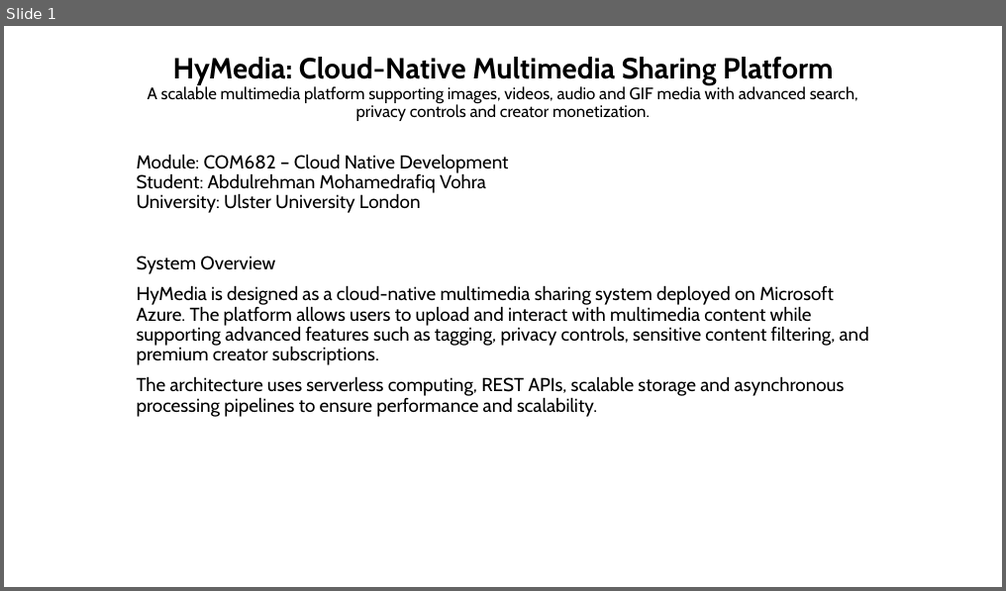
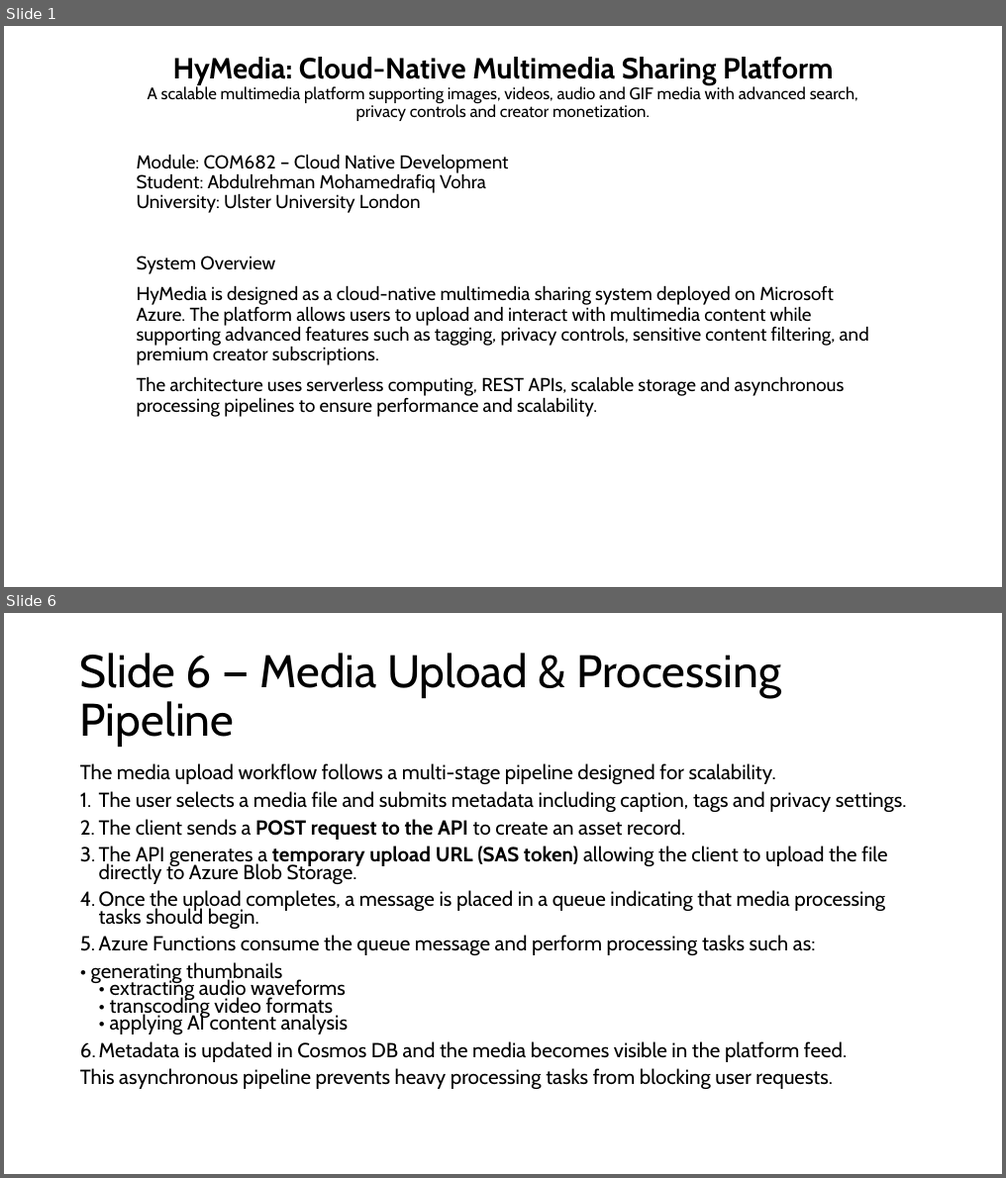
Before and after one commit to Abdulrehman-glitch/HyMedia, a slide deck: CW1_Submission.pptx. Shown one above the other, each under a label of ours: slide 1 before the commit, slides 1 and 6 after it; the slides between them are not shown. The pictures are 1006x591 and 1006x1178 pixels, drawn with LibreOffice and Linux fonts; fonts in the diff are those of the drawing. Boxes give left, top, right and bottom in pixels: in the first picture for what was removed or moved away, otherwise in the second. Text is boxed around its words. In the diff, an @@ line names an element or a change of style, - is before the commit and + after.

```diff
--- a/CW1_Submission.pptx
+++ b/CW1_Submission.pptx
@@ slide 6 added at (x1=4, y1=613, x2=1002, y2=1174), background #FFFFFF @@
@@ title added at (x1=80, y1=653, x2=781, y2=747), 44 pt, text #000000 @@
+Slide 6 — Media Upload & Processing Pipeline
@@ text added at (x1=80, y1=763, x2=907, y2=1089), 19.6 pt, text #000000 @@
+The media upload workflow follows a multi-stage pipeline designed for scalability.
+1. The user selects a media file and submits metadata including caption, tags and privacy settings.
+2. The client sends a POST request to the API to create an asset record.
+3. The API generates a temporary upload URL (SAS token) allowing the client to upload the file directly to Azure Blob Storage.
+4. Once the upload completes, a message is placed in a queue indicating that media processing tasks should begin.
+5. Azure Functions consume the queue message and perform processing tasks such as:
+• generating thumbnails
+• extracting audio waveforms
+• transcoding video formats
+• applying AI content analysis
+6. Metadata is updated in Cosmos DB and the media becomes visible in the platform feed.
+This asynchronous pipeline prevents heavy processing tasks from blocking user requests.
```
Also in this commit, not shown: 13 other slides added.
